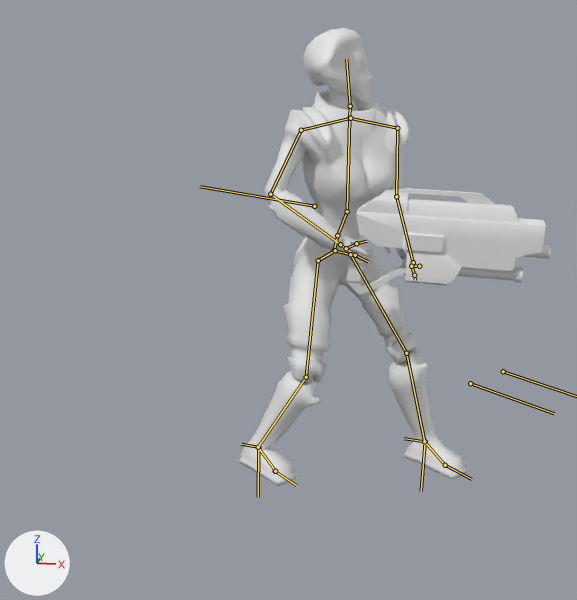
An edit to the Blender file Tools/Models/Players/lauren_v3.blend, drawn before and after from the same camera.
Before and after are seen from a 50 mm camera at (10.9, -98.5, 25.8) aimed at (-5.0, -8.8, 1.7). The axes (+X, +Y, +Z) are drawn at lower left. The lights are the same throughout. Both versions are drawn at the pose saved in each file; the numbers are the values there. The bones that bend it are drawn over the model as lines.

Objects in the first picture: 'Cube_Materialnewb', 'lauren8.001'.
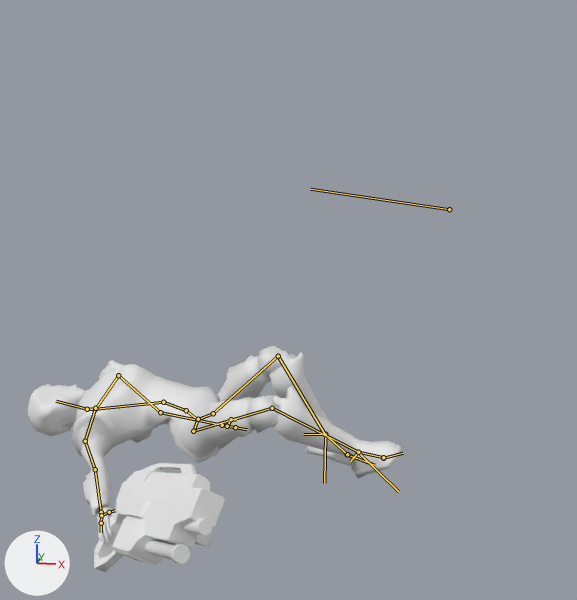
Commit message: Fix Lauren mesh slightly.

Changed parts and their boxes (x1, y1, x2, y2) in the pictures (577 x 600 px):
'lauren8.001', posed (64% wider, 57% shorter): before (239, 28, 467, 486); after (28, 346, 403, 544)
'Cube_Materialnewb', posed (36% narrower): before (346, 188, 550, 295); after (94, 463, 225, 572)
bone 'master', root to tip: before (314, 206) to (200, 186); after (449, 209) to (310, 189)
bone 'ik_foot.l', root to tip: before (425, 441) to (421, 491); after (325, 434) to (324, 483)
bone 'ik_foot.r', root to tip: before (258, 447) to (258, 497); after (358, 452) to (398, 491)
bone 'Spine.001', root to tip: before (334, 250) to (337, 235); after (197, 419) to (186, 410)
bone 'Spine.002', root to tip: before (337, 235) to (347, 211); after (186, 410) to (163, 402)
bone 'Spine.003', root to tip: before (347, 211) to (349, 118); after (163, 402) to (95, 409)
bone 'neck', root to tip: before (349, 118) to (350, 106); after (95, 409) to (87, 409)
bone 'head', root to tip: before (350, 106) to (346, 59); after (87, 409) to (56, 401)
bone 'bicep.l', root to tip: before (397, 128) to (396, 196); after (118, 375) to (160, 412)
bone 'forearm.l', root to tip: before (396, 196) to (413, 262); after (160, 412) to (222, 425)
bone 'wrist.l', root to tip: before (413, 262) to (411, 266); after (222, 425) to (227, 426)
bone 'hand.l', root to tip: before (411, 266) to (414, 275); after (227, 426) to (235, 427)
bone 'fingers.l', root to tip: before (414, 275) to (415, 280); after (235, 427) to (247, 429)
bone 'bicep.r', root to tip: before (301, 130) to (270, 194); after (85, 441) to (95, 469)
bone 'forearm.r', root to tip: before (270, 194) to (340, 244); after (95, 469) to (101, 512)
bone 'wrist.r', root to tip: before (340, 244) to (346, 248); after (101, 512) to (101, 515)
bone 'hand.r', root to tip: before (346, 248) to (355, 255); after (101, 515) to (101, 523)
bone 'fingers.r', root to tip: before (355, 255) to (368, 261); after (101, 523) to (101, 532)

The edits, one by one:
Bone 'master' (bone_master) moves from (0.282, -0.848, 0.596) to (-1.017, -0.848, 0.596).
Bone 'ik_foot.l' (bone_ik_foot_l) moves from (0.699, -0.025, -0.737) to (-0.827, 0.038, 1.052).
Bone 'ik_foot.l' (bone_ik_foot_l) turns from (0, 0, 0) to (-1, -13, -1) degrees about its own x, y and z.
Bone 'ik_foot.r' (bone_ik_foot_r) moves from (-0.384, 0.009, 0.27) to (-0.558, -0.013, 0.474).
Bone 'ik_foot.r' (bone_ik_foot_r) turns from (0, 0, 0) to (-34, -10, -28) degrees about its own x, y and z.
Bone 'Spine.001' (bone_spine_001) moves from (0.142, -0.224, 0.251) to (-1.644, -2.645, -1.227).
Bone 'Spine.001' (bone_spine_001) turns from (0, 0, 0) to (-74, 27, -4) degrees about its own x, y and z.
Bone 'Spine.002' (bone_spine_002) turns from (-13, 0, 0) to (17, -1, -3) degrees about its own x, y and z.
Bone 'Spine.003' (bone_spine_003) turns from (13, -15, -4) to (11, -18, -8) degrees about its own x, y and z.
Bone 'neck' (bone_neck) turns from (13, 0, 0) to (8, 0, 2) degrees about its own x, y and z.
Bone 'head' (bone_head) turns from (-8, 42, -8) to (-33, 45, -16) degrees about its own x, y and z.
Bone 'bicep.l' (bone_bicep_l) turns from (-19, -33, 0) to (-39, -2, 49) degrees about its own x, y and z.
Bone 'forearm.l' (bone_forearm_l) turns from (3, -28, -34) to (27, -13, -27) degrees about its own x, y and z.
Bone 'wrist.l' (bone_wrist_l) turns from (-31, -47, 3) to (3, -46, 0) degrees about its own x, y and z.
Bone 'hand.l' (bone_hand_l) turns from (9, -5, -10) to (-20, -4, -1) degrees about its own x, y and z.
Bone 'fingers.l' (bone_fingers_l) turns from (1, -5, 1) to (14, -7, 30) degrees about its own x, y and z.
Bone 'bicep.r' (bone_bicep_r) turns from (16, 5, 8) to (35, -6, -1) degrees about its own x, y and z.
Bone 'forearm.r' (bone_forearm_r) turns from (-29, 19, 53) to (13, -4, -15) degrees about its own x, y and z.
Bone 'wrist.r' (bone_wrist_r) turns from (2, 19, -3) to (-1, 19, -4) degrees about its own x, y and z.
Bone 'hand.r' (bone_hand_r) turns from (1, 0, 0) to (-20, -2, 0) degrees about its own x, y and z.
Bone 'fingers.r' (bone_fingers_r) turns from (0, 0, 0) to (13, 3, -32) degrees about its own x, y and z.
